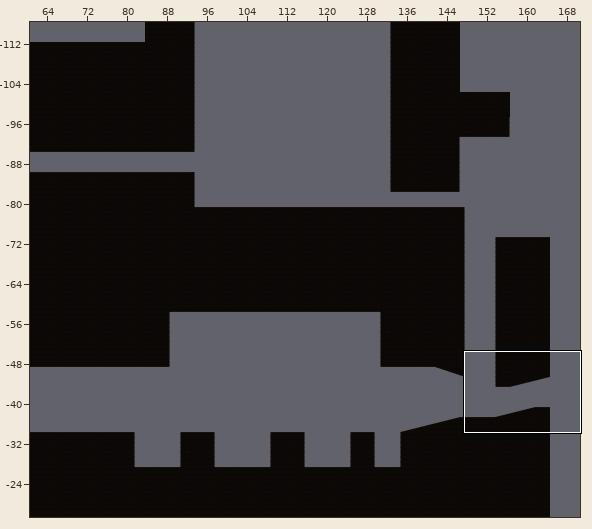
Two versions of a level (Tiled map, Assets/Tiled/Level1TileMap/map1-1.tmx). Above: a wide view before the commit, with the close-up outlined.
Close-up. First the earlier version:
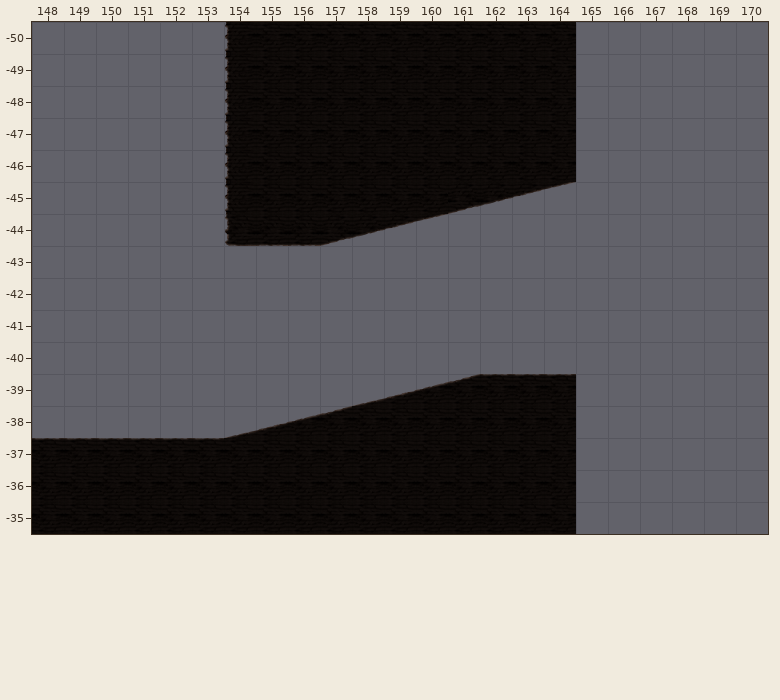
Cells are 256x256 px. Shown: x 148..170, y -50..-35.
Now the later version:
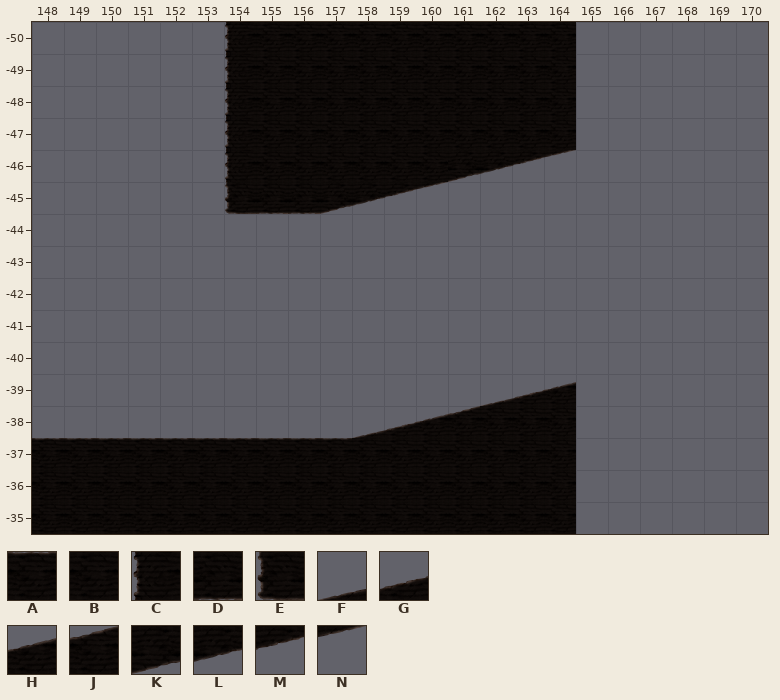
Key: from "Level1 Tileset": A 0, B 8, C 9, D 16, E 17, F 40, G 41, H 42, J 43, K 52, L 53, M 54, N 55.
_ is an empty cell.
Edits made:
{"where": "layer \"ground\""}
{"y":-46,"x":161,"old":"BBBB","new":"KLMN"}
{"y":-45,"x":154,"old":"CBBBBBBKLMN","new":"EDDKLMN____"}
{"y":-44,"x":154,"old":"EDDKLMN","new":"_______"}
{"y":-39,"x":158,"old":"FGHJAAA","new":"____FGH"}
{"y":-38,"x":154,"old":"FGHJBBBB","new":"____FGHJ"}
{"y":-37,"x":154,"old":"BBBB","new":"AAAA"}
